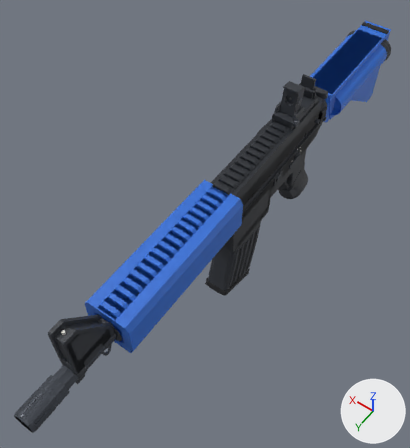
The glTF model assets/models/replicas/aeg.glb, before and after one commit.
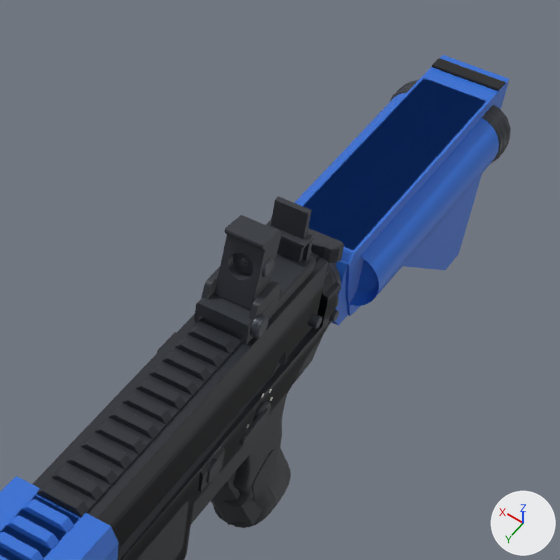
The first picture shows the older version from a 50 mm camera at (-0.208, 0.421, 0.503) aimed at (0.029, 0.09, -0.019). The close-ups show the older and then the newer version on the part from 48% to 100% of the width and 0% to 47% of the height of that picture. Only the edits that show in the close-ups are written down. Arrows for +X, +Y and +Z are at lower right; the lights stay in place. Vertices at exactly the same position are counted once.

The first close-up shows 'Body', 'ChargingHandle', 'Figure', 'RearSightLeaf' and 1 more.
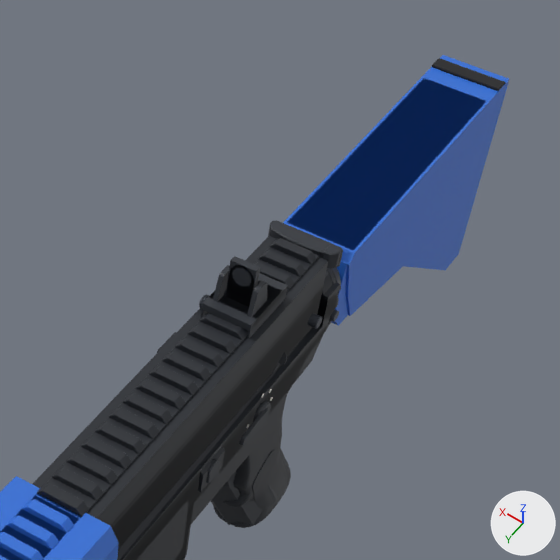
The change, as a list of edits to the scene's bpy script:
```text
Change me_body:
    used by ob_body; location = (0.0, 0.0, 0.0)
    remove me_body.from_pydata(...)  # 15573 vertices, 30731 faces; spans x -0.032..0.032, y -0.273..0.342, z -0.094..0.089
    add me_body.from_pydata(...)  # 13444 vertices, 26481 faces; spans x -0.025..0.026, y -0.273..0.342, z -0.094..0.073
    me_body part 1: the loose piece of 1441 vertices spanning x -0.017..0.013, y -0.076..-0.017, z 0.065..0.089 is deleted
    me_body part 2: the loose piece of 338 vertices spanning x -0.032..0.0, y -0.259..-0.244, z 0.024..0.056 is deleted
    me_body part 3: the loose piece of 338 vertices spanning x 0.0..0.032, y -0.259..-0.244, z 0.024..0.056 is deleted
    me_body part 4: 296 vertices moved within x -0.017..0.017, y -0.257..-0.094, z 0.027..0.061; 598 vertices removed from x -0.031..0.031, y -0.255..-0.097, z 0.003..0.06; 362 vertices added at x -0.017..0.017, y -0.257..-0.094, z 0.003..0.061
    other edits to the shape of me_body do not show in these pictures
Change me_rearsightleaf:
    used by ob_rearsightleaf; location = (0.0, 0.0, 0.0)
    remove me_rearsightleaf.from_pydata(...)  # 571 vertices, 1142 faces; spans x -0.0103..0.009, y -0.0431..-0.0251, z 0.0786..0.114
    add me_rearsightleaf.from_pydata(...)  # 1463 vertices, 2918 faces; spans x -0.0118..0.0152, y -0.052..-0.021, z 0.0661..0.0965
    me_rearsightleaf part 5: 571 vertices removed from x -0.0103..0.009, y -0.0431..-0.0251, z 0.0786..0.114; 1463 vertices added at x -0.0118..0.0152, y -0.052..-0.021, z 0.0661..0.0965
Change me_figure:
    used by ob_figure; location = (0.0, 0.0, 0.0)
    remove me_figure.from_pydata(...)  # 196 vertices, 340 faces; spans x -0.026..0.026, y -0.273..0.38, z -0.116..0.105
    add me_figure.from_pydata(...)  # 204 vertices, 352 faces; spans x -0.026..0.026, y -0.273..0.38, z -0.116..0.097
    me_figure part 6: a new loose piece, a box spanning x -0.0118..0.0118, y -0.052..-0.021, z 0.0735..0.077, in mat_detail (dark grey #30343b)
    me_figure part 7: a new loose piece, a box spanning x -0.0062..0.0062, y -0.0336..-0.0304, z 0.077..0.0965, in mat_detail (dark grey #30343b)
    me_figure part 8: the loose piece of 8 vertices spanning x -0.008..0.008, y -0.072..-0.069, z 0.073..0.102 is deleted
    other edits to the shape of me_figure do not show in these pictures
```

Boxes [x1, y1, x2, y2] around the edits, measured in the close-ups (560 x 560 px; the box of a moved part takes in the faces that stretch with it):
'Body', reshaped: before [0, 58, 511, 560]; after [0, 58, 505, 560]
'RearSightLeaf', reshaped: before [215, 215, 281, 310]; after [199, 265, 286, 339]
part 1 of me_body, deleted: before [194, 219, 316, 345]
part 2 of me_body, deleted: before [482, 105, 511, 163]
part 3 of me_body, deleted (mostly hidden): before [390, 80, 418, 101]
part 4 of me_body, moved or reshaped (mostly hidden afterwards): before [294, 93, 499, 324]; after [327, 269, 336, 285]
part 6 of me_figure, added: after [202, 273, 288, 331]
part 7 of me_figure, added: after [226, 256, 260, 306]
part 8 of me_figure, deleted: before [271, 196, 312, 262]
